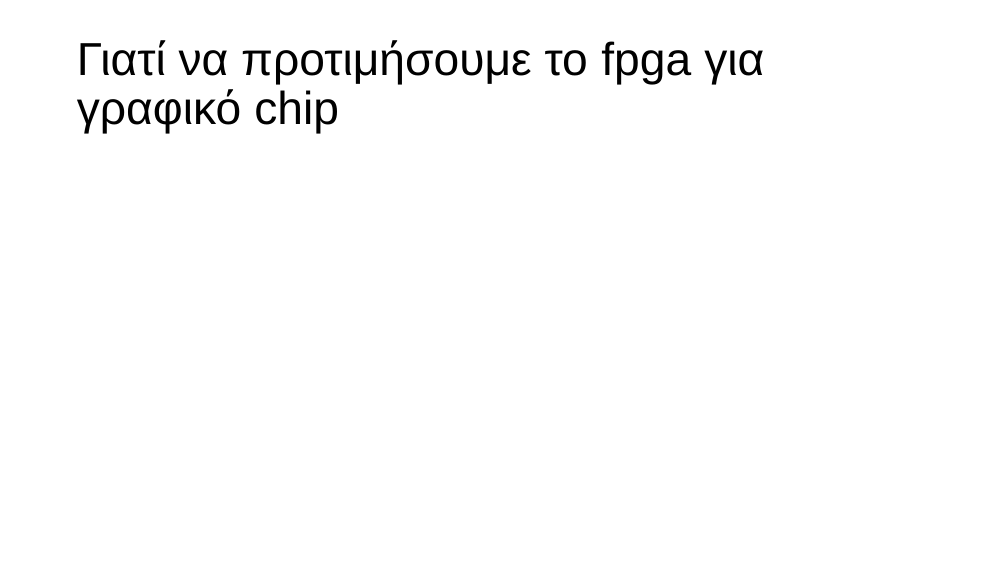
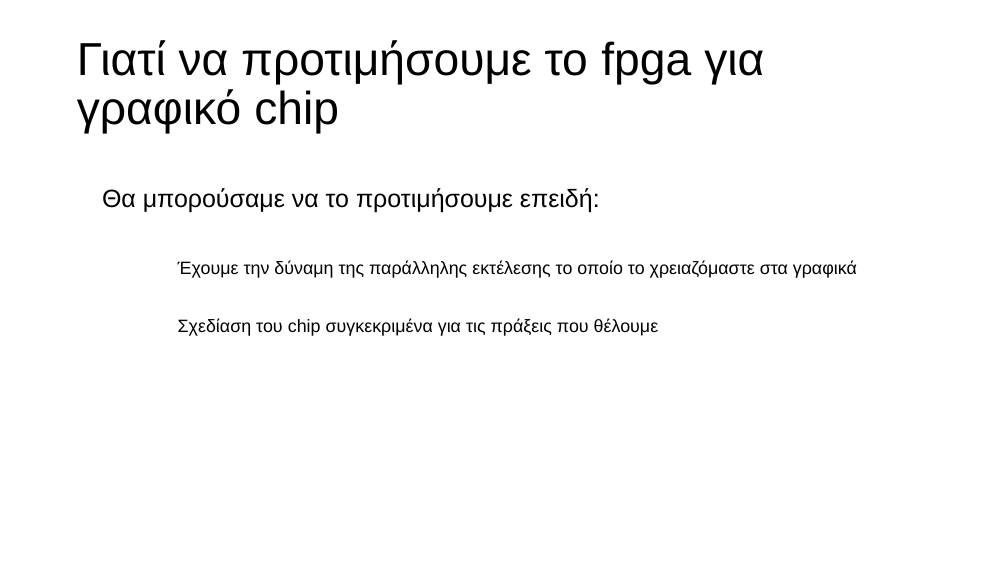
Before and after one commit to OGecgo/myFirstCube, a slide deck: slide 7 of Presentation1.pptx. Drawn at 1008x567 pixels with LibreOffice and Linux fonts; fonts in the diff are those of the drawing. Boxes give left, top, right and bottom in pixels: in the first picture for what was removed or moved away, otherwise in the second. Text is boxed around its words. In the diff, an @@ line names an element or a change of style, - is before the commit and + after.

```diff
--- a/Presentation1.pptx
+++ b/Presentation1.pptx
@@ text added at [102, 188, 857, 336], 17 pt, text #000000 @@
+Θα μπορούσαμε να το προτιμήσουμε επειδή:
+Έχουμε την δύναμη της παράλληλης εκτέλεσης το οποίο το χρειαζόμαστε στα γραφικά
+Σχεδίαση του chip συγκεκριμένα για τις πράξεις που θέλουμε
```
Also in this commit, not shown: 1 other slide changed, 1 slide added, 4 other files.
